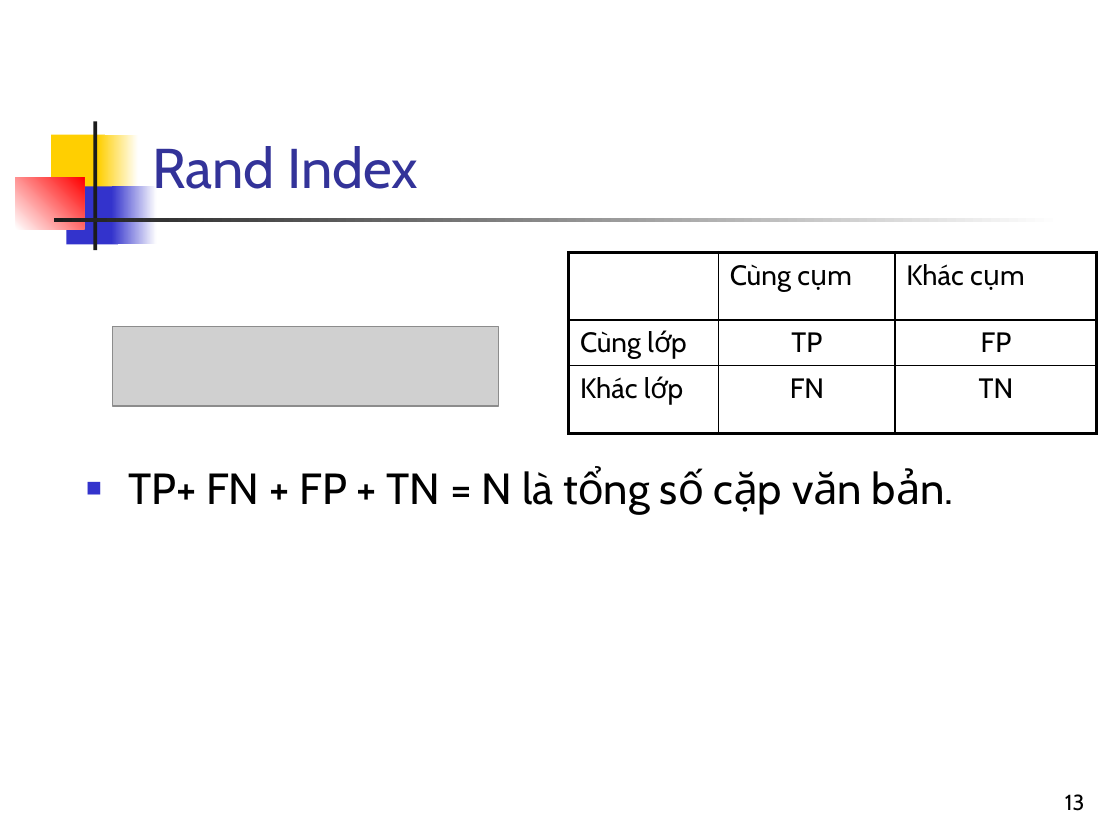
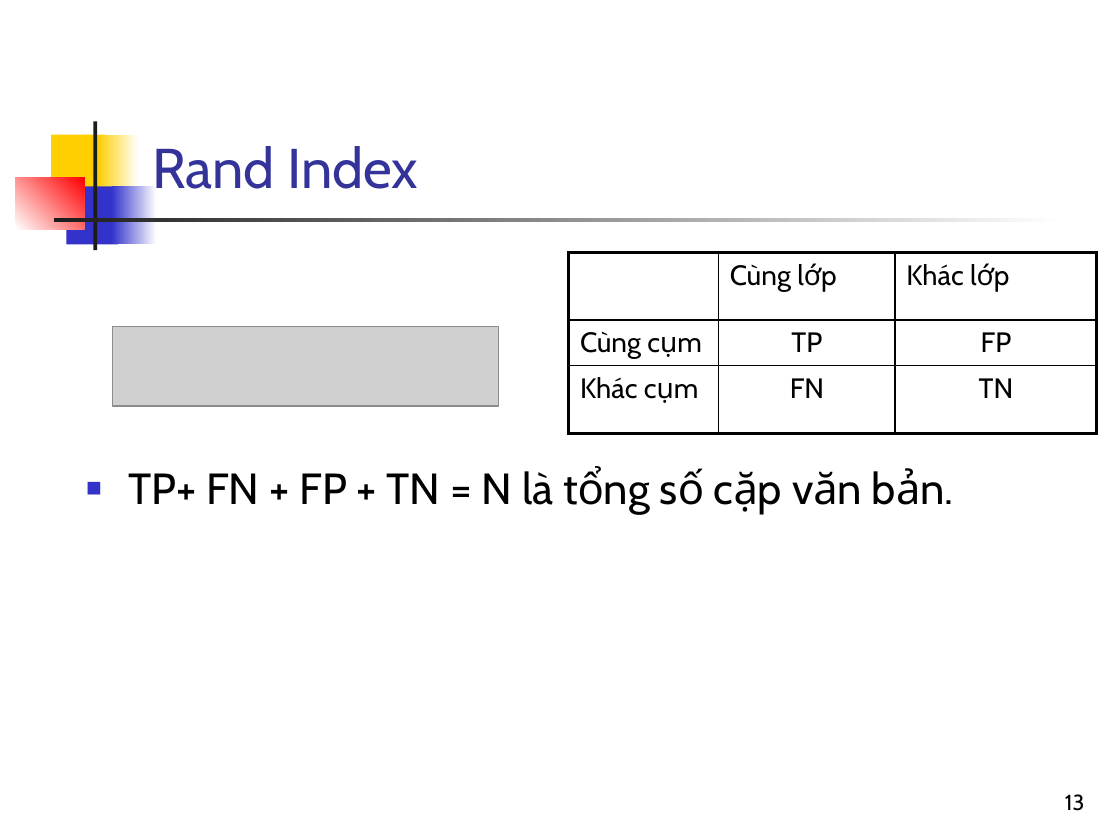
Before and after one commit to nguyenkhanhthien/IT4853, a slide deck: slide 13 of Bai 18b Chia cum va ung dung trong tim kiem_phần 2.pptx. Drawn at 1120x840 pixels with LibreOffice and Linux fonts; fonts in the diff are those of the drawing; grey boxes stand for pictures. Boxes give left, top, right and bottom in pixels: in the first picture for what was removed or moved away, otherwise in the second. Text is boxed around its words. In the diff, an @@ line names an element or a change of style, - is before the commit and + after.

```diff
--- a/Bai 18b Chia cum va ung dung trong tim kiem_phần 2.pptx
+++ b/Bai 18b Chia cum va ung dung trong tim kiem_phần 2.pptx
@@ table at (569,252,1096,432) @@
-row 1, column 2: Cùng cụm
+row 1, column 2: Cùng lớp
-row 1, column 3: Khác cụm
+row 1, column 3: Khác lớp
-row 2, column 1: Cùng lớp
+row 2, column 1: Cùng cụm
-row 3, column 1: Khác lớp
+row 3, column 1: Khác cụm
```
Also in this commit, not shown: 2 other slides changed, 1 other file.
